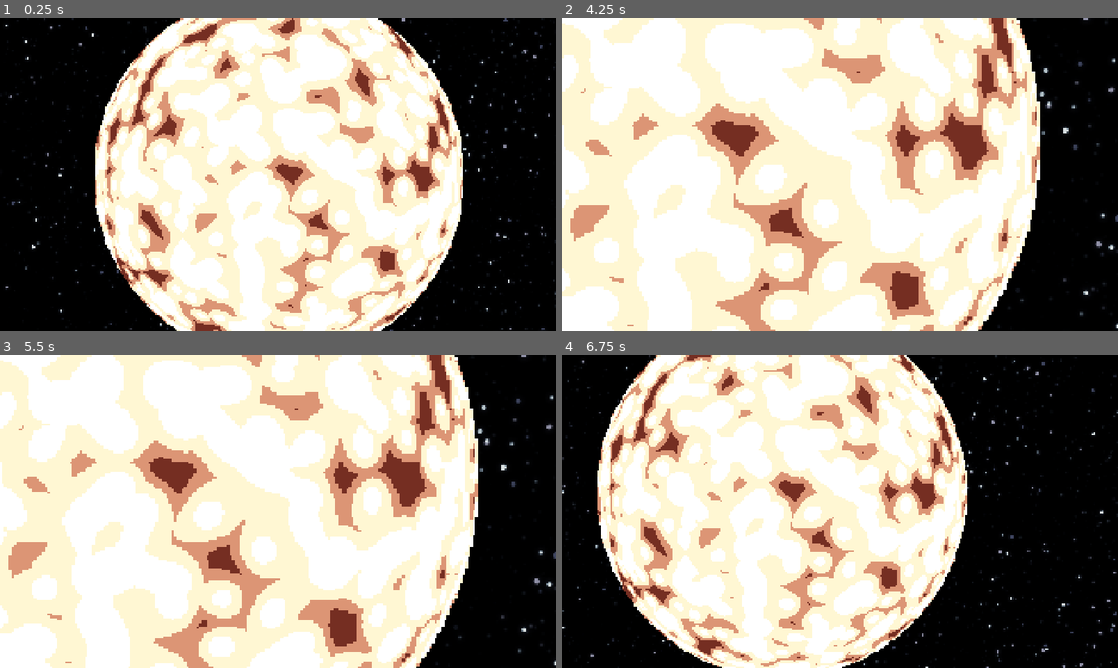
Above: before the commit, frames 1-4 (two rows, left to right).
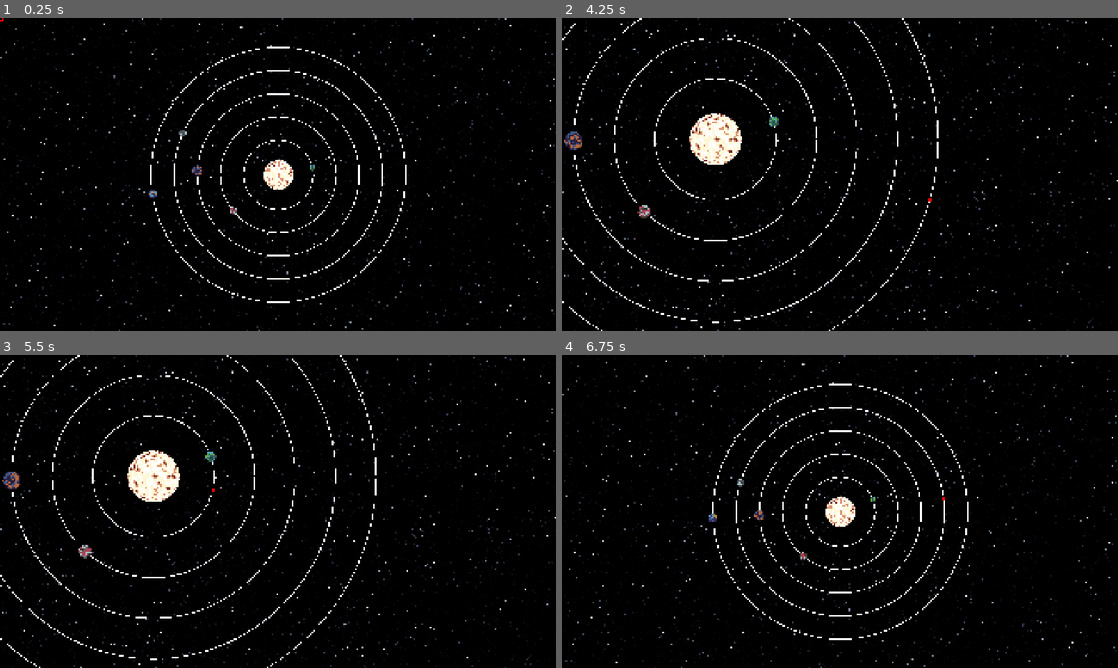
Above: after the commit, the same moments.

Repository: ChetterKRSK/SpaceSpeedrunner
Game: Godot game, scene res://gameScene.tscn
Same seed, same stepped clock (60 frames per second), same inputs: the game is played once before the commit and once after it.
Inputs (mouse positions are in pixels of both pictures, inside the frame that each line leads up to):
- Up to frame 1 (0.25 s): no input
- Up to frame 2 (4.25 s): tap Enter (ui_accept) at 0.5, 0.77, 1.25, 2, 3.77 s; move the mouse to (962, 158) at 0.52 s; hold D (Move_Right) 0.53-1.25 s; click (962, 158) at 0.67 s; drag from (728, 190) to (812, 237) at 1.27 s; move the mouse to (895, 105) at 2.02 s; hold D (Move_Right) 2.03-2.75 s; click (895, 105) at 2.17 s; drag from (812, 237) to (673, 127) at 2.77 s; move the mouse to (1006, 221) at 3.52 s; hold Left (Move_Left) from 3.53 s (still down); click (1006, 221) at 3.67 s; tap Mouse wheel up (Zoom_In_Map) at 4.15 s
- Up to frame 3 (5.5 s): release Left (Move_Left) at 4.25 s; drag from (111, 464) to (194, 433) at 4.27 s; move the mouse to (305, 511) at 5.02 s; hold Left (Move_Left) from 5.03 s (still down); click (305, 511) at 5.17 s
- Up to frame 4 (6.75 s): tap Mouse wheel down (Zoom_Out_Map) at 5.65 s; release Left (Move_Left) at 5.75 s; drag from (756, 433) to (728, 527) at 5.77 s; tap Enter (ui_accept) at 6.5 s; move the mouse to (962, 495) at 6.52 s; hold D (Move_Right) from 6.53 s (still down); click (962, 495) at 6.67 s

The runs differ from the first frame. In frame 1, 58% of the frame differs, in the area x 0-100%, y 0-100%; in frame 2, 83%; in frame 3, 83%; in frame 4, 57%.

Commit message:
Следование за планетой
При наведении на планету камера следует за ней! Ура! Победа!

Diff:
--- a/gameScene.tscn
+++ b/gameScene.tscn
@@ -86,6 +86,9 @@
 [sub_resource type="CircleShape2D" id="CircleShape2D_2aj80"]
 radius = 128.004
 
+[sub_resource type="CircleShape2D" id="CircleShape2D_w4qqe"]
+radius = 320.0
+
 [sub_resource type="Curve2D" id="Curve2D_oqr1i"]
 _data = {
 "points": PackedVector2Array(0, 0, 0, -1375, 2500, 0, 1375, 0, -1375, 0, 0, -2500, 0, -1375, 0, 1375, -2500, 0, -1375, 0, 1375, 0, 0, 2500, 0, 1375, 0, 0, 2500, 0)
@@ -95,6 +98,9 @@
 [sub_resource type="CircleShape2D" id="CircleShape2D_tp0y7"]
 radius = 160.0
 
+[sub_resource type="CircleShape2D" id="CircleShape2D_d4m0j"]
+radius = 400.0
+
 [sub_resource type="Curve2D" id="Curve2D_tp0y7"]
 _data = {
 "points": PackedVector2Array(0, 0, 0, -1925, 3500, 0, 1925, 0, -1925, 0, 0, -3500, 0, -1925, 0, 1925, -3500, 0, -1925, 0, 1925, 0, 0, 3500, 0, 1925, 59.1484, -737.683, 3500, 0)
@@ -104,6 +110,9 @@
 [sub_resource type="CircleShape2D" id="CircleShape2D_c3h2c"]
 radius = 224.0
 
+[sub_resource type="CircleShape2D" id="CircleShape2D_b0yit"]
+radius = 560.0
+
 [sub_resource type="Curve2D" id="Curve2D_c3h2c"]
 _data = {
 "points": PackedVector2Array(0, 0, 0, -2475, 4500, 0, 2475, 0, -2475, 0, 0, -4500, 0, -2475, 0, 2475, -4500, 0, -2475, 0, 2475, 0, 0, 4500, 0, 2475, 0, 0, 4500, 0)
@@ -113,6 +122,9 @@
 [sub_resource type="CircleShape2D" id="CircleShape2D_mv7c2"]
 radius = 168.0
 
+[sub_resource type="CircleShape2D" id="CircleShape2D_i1cje"]
+radius = 420.0
+
 [sub_resource type="Curve2D" id="Curve2D_mv7c2"]
 _data = {
 "points": PackedVector2Array(0, 0, 0, -3025, 5500, 0, 3025, 0, -3025, 0, 0, -5500, 0, -3025, 0, 3025, -5500, 0, -3025, 0, 3025, 0, 0, 5500, 0, 3025, 0, 0, 5500, 0)
@@ -122,12 +134,14 @@
 [sub_resource type="CircleShape2D" id="CircleShape2D_yqr88"]
 radius = 192.0
 
+[sub_resource type="CircleShape2D" id="CircleShape2D_ftf7w"]
+radius = 480.0
+
 [sub_resource type="CircleShape2D" id="CircleShape2D_oqr1i"]
 radius = 640.0
 
-[node name="GameScene" type="Node2D" node_paths=PackedStringArray("planetPaths", "planetOrbits")]
+[node name="GameScene" type="Node2D" node_paths=PackedStringArray("planetOrbits")]
 script = ExtResource("1_vdwas")
-planetPaths = [NodePath("MainObjectsSystem/PlanetOrbit1/PathFollow2D"), NodePath("MainObjectsSystem/PlanetOrbit2/PathFollow2D"), NodePath("MainObjectsSystem/PlanetOrbit3/PathFollow2D"), NodePath("MainObjectsSystem/PlanetOrbit4/PathFollow2D"), NodePath("MainObjectsSystem/PlanetOrbit5/PathFollow2D")]
 planetOrbits = [NodePath("MainObjectsSystem/PlanetOrbit1"), NodePath("MainObjectsSystem/PlanetOrbit2"), NodePath("MainObjectsSystem/PlanetOrbit3"), NodePath("MainObjectsSystem/PlanetOrbit4"), NodePath("MainObjectsSystem/PlanetOrbit5")]
 planetOrbitSpeed = Array[float]([0.0, 0.0, 0.0, 0.0, 0.0])
 
@@ -206,14 +220,24 @@
 rotation = -1.5708
 rotates = false
 
-[node name="Planet2" type="StaticBody2D" parent="MainObjectsSystem/PlanetOrbit1/PathFollow2D"]
+[node name="Planet1" type="StaticBody2D" parent="MainObjectsSystem/PlanetOrbit1/PathFollow2D"]
 rotation = 1.5708
-
-[node name="Sprite2D" type="Sprite2D" parent="MainObjectsSystem/PlanetOrbit1/PathFollow2D/Planet2"]
+collision_layer = 2
+collision_mask = 0
+input_pickable = true
+
+[node name="Sprite2D" type="Sprite2D" parent="MainObjectsSystem/PlanetOrbit1/PathFollow2D/Planet1"]
 texture = ExtResource("1_ijlju")
 
-[node name="CollisionShape2D" type="CollisionShape2D" parent="MainObjectsSystem/PlanetOrbit1/PathFollow2D/Planet2"]
+[node name="CollisionShape2D" type="CollisionShape2D" parent="MainObjectsSystem/PlanetOrbit1/PathFollow2D/Planet1"]
 shape = SubResource("CircleShape2D_2aj80")
+
+[node name="GravityArea" type="Area2D" parent="MainObjectsSystem/PlanetOrbit1/PathFollow2D/Planet1"]
+collision_layer = 8
+collision_mask = 0
+
+[node name="CollisionShape2D" type="CollisionShape2D" parent="MainObjectsSystem/PlanetOrbit1/PathFollow2D/Planet1/GravityArea"]
+shape = SubResource("CircleShape2D_w4qqe")
 
 [node name="PlanetOrbit2" type="Path2D" parent="MainObjectsSystem" node_paths=PackedStringArray("line")]
 curve = SubResource("Curve2D_oqr1i")
@@ -235,6 +259,9 @@
 
 [node name="Planet2" type="StaticBody2D" parent="MainObjectsSystem/PlanetOrbit2/PathFollow2D"]
 rotation = 1.5708
+collision_layer = 2
+collision_mask = 0
+input_pickable = true
 
 [node name="Sprite2D" type="Sprite2D" parent="MainObjectsSystem/PlanetOrbit2/PathFollow2D/Planet2"]
 scale = Vector2(1.25, 1.25)
@@ -242,6 +269,13 @@
 
 [node name="CollisionShape2D" type="CollisionShape2D" parent="MainObjectsSystem/PlanetOrbit2/PathFollow2D/Planet2"]
 shape = SubResource("CircleShape2D_tp0y7")
+
+[node name="GravityArea" type="Area2D" parent="MainObjectsSystem/PlanetOrbit2/PathFollow2D/Planet2"]
+collision_layer = 8
+collision_mask = 0
+
+[node name="CollisionShape2D" type="CollisionShape2D" parent="MainObjectsSystem/PlanetOrbit2/PathFollow2D/Planet2/GravityArea"]
+shape = SubResource("CircleShape2D_d4m0j")
 
 [node name="PlanetOrbit3" type="Path2D" parent="MainObjectsSystem" node_paths=PackedStringArray("line")]
 curve = SubResource("Curve2D_tp0y7")
@@ -264,6 +298,9 @@
 [node name="Planet3" type="StaticBody2D" parent="MainObjectsSystem/PlanetOrbit3/PathFollow2D"]
 position = Vector2(-1.74841e-07, 4)
 rotation = 1.5708
+collision_layer = 2
+collision_mask = 0
+input_pickable = true
 
 [node name="Sprite2D" type="Sprite2D" parent="MainObjectsSystem/PlanetOrbit3/PathFollow2D/Planet3"]
 scale = Vector2(1.75, 1.75)
@@ -271,6 +308,13 @@
 
 [node name="CollisionShape2D" type="CollisionShape2D" parent="MainObjectsSystem/PlanetOrbit3/PathFollow2D/Planet3"]
 shape = SubResource("CircleShape2D_c3h2c")
+
+[node name="GravityArea" type="Area2D" parent="MainObjectsSystem/PlanetOrbit3/PathFollow2D/Planet3"]
+collision_layer = 8
+collision_mask = 0
+
+[node name="CollisionShape2D" type="CollisionShape2D" parent="MainObjectsSystem/PlanetOrbit3/PathFollow2D/Planet3/GravityArea"]
+shape = SubResource("CircleShape2D_b0yit")
 
 [node name="PlanetOrbit4" type="Path2D" parent="MainObjectsSystem" node_paths=PackedStringArray("line")]
 curve = SubResource("Curve2D_c3h2c")
@@ -292,6 +336,9 @@
 
 [node name="Planet4" type="StaticBody2D" parent="MainObjectsSystem/PlanetOrbit4/PathFollow2D"]
 rotation = 1.5708
+collision_layer = 2
+collision_mask = 0
+input_pickable = true
 
 [node name="Sprite2D" type="Sprite2D" parent="MainObjectsSystem/PlanetOrbit4/PathFollow2D/Planet4"]
 scale = Vector2(1.3, 1.3)
@@ -299,6 +346,13 @@
 
 [node name="CollisionShape2D" type="CollisionShape2D" parent="MainObjectsSystem/PlanetOrbit4/PathFollow2D/Planet4"]
 shape = SubResource("CircleShape2D_mv7c2")
+
+[node name="GravityArea" type="Area2D" parent="MainObjectsSystem/PlanetOrbit4/PathFollow2D/Planet4"]
+collision_layer = 8
+collision_mask = 0
+
+[node name="CollisionShape2D" type="CollisionShape2D" parent="MainObjectsSystem/PlanetOrbit4/PathFollow2D/Planet4/GravityArea"]
+shape = SubResource("CircleShape2D_i1cje")
 
 [node name="PlanetOrbit5" type="Path2D" parent="MainObjectsSystem" node_paths=PackedStringArray("line")]
 curve = SubResource("Curve2D_mv7c2")
@@ -320,6 +374,9 @@
 
 [node name="Planet5" type="StaticBody2D" parent="MainObjectsSystem/PlanetOrbit5/PathFollow2D"]
 rotation = 1.5708
+collision_layer = 2
+collision_mask = 0
+input_pickable = true
 
 [node name="Sprite2D" type="Sprite2D" parent="MainObjectsSystem/PlanetOrbit5/PathFollow2D/Planet5"]
 scale = Vector2(1.5, 1.5)
@@ -327,6 +384,13 @@
 
 [node name="CollisionShape2D" type="CollisionShape2D" parent="MainObjectsSystem/PlanetOrbit5/PathFollow2D/Planet5"]
 shape = SubResource("CircleShape2D_yqr88")
+
+[node name="GravityArea" type="Area2D" parent="MainObjectsSystem/PlanetOrbit5/PathFollow2D/Planet5"]
+collision_layer = 8
+collision_mask = 0
+
+[node name="CollisionShape2D" type="CollisionShape2D" parent="MainObjectsSystem/PlanetOrbit5/PathFollow2D/Planet5/GravityArea"]
+shape = SubResource("CircleShape2D_ftf7w")
 
 [node name="Star" type="StaticBody2D" parent="MainObjectsSystem"]
 
@@ -349,3 +413,14 @@
 limit_top = -6750
 limit_right = 12000
 limit_bottom = 6750
+
+[connection signal="input_event" from="MainObjectsSystem/PlanetOrbit1/PathFollow2D/Planet1" to="." method="_on_planet_input_event" binds= [0]]
+[connection signal="mouse_exited" from="MainObjectsSystem/PlanetOrbit1/PathFollow2D/Planet1" to="." method="_on_planet_mouse_exited"]
+[connection signal="input_event" from="MainObjectsSystem/PlanetOrbit2/PathFollow2D/Planet2" to="." method="_on_planet_input_event" binds= [1]]
+[connection signal="mouse_exited" from="MainObjectsSystem/PlanetOrbit2/PathFollow2D/Planet2" to="." method="_on_planet_mouse_exited"]
+[connection signal="input_event" from="MainObjectsSystem/PlanetOrbit3/PathFollow2D/Planet3" to="." method="_on_planet_input_event" binds= [2]]
+[connection signal="mouse_exited" from="MainObjectsSystem/PlanetOrbit3/PathFollow2D/Planet3" to="." method="_on_planet_mouse_exited"]
+[connection signal="input_event" from="MainObjectsSystem/PlanetOrbit4/PathFollow2D/Planet4" to="." method="_on_planet_input_event" binds= [3]]
+[connection signal="mouse_exited" from="MainObjectsSystem/PlanetOrbit4/PathFollow2D/Planet4" to="." method="_on_planet_mouse_exited"]
+[connection signal="input_event" from="MainObjectsSystem/PlanetOrbit5/PathFollow2D/Planet5" to="." method="_on_planet_input_event" binds= [4]]
+[connection signal="mouse_exited" from="MainObjectsSystem/PlanetOrbit5/PathFollow2D/Planet5" to="." method="_on_planet_mouse_exited"]
--- a/game_scene.gd
+++ b/game_scene.gd
@@ -11,34 +11,37 @@
 @onready var mouseCursor: Sprite2D = $MouseCursor
 @onready var mainCamera: Camera2D = $MainCamera
 
-@export var planetPaths: Array[PathFollow2D]
 @export var planetOrbits: Array[Path2D]
 @export var planetOrbitSpeed: Array[float]
 
-var cameraZoomLimit: Array[float] = [0.08, 2]
+var cameraZoomLimit: Array[float] = [1, 0.08, 2] # standart, min, max
 var cameraZoomStep: float = 1.15
-var planetOrbitLineWidthStandart = 3
-var mouseCursorSizeStandart = 0.1
-var lastSelectedOrbit = 0
-var isMouseOnOrbit = false
+var planetOrbitLineWidth: Array[float] = [3, 0, 0] # standart, min, max
+var mouseCursorSize: Array[float] = [0.1, 0, 0] # standart, min, max
+var selectedOrbit: float = 0
+var isMouseOnOrbit: bool = false
+var selectedPlanet
 
+var planetPaths: Array[PathFollow2D]
 var planetOrbitDistances: Array[float]
 var lastMousePosition: Vector2
 
 
 func _ready() -> void:
-	mainCamera.zoom = Vector2(1, 1)
 	setStandartValues()
 
 func _process(delta: float) -> void:
 	planetOrbitMoving(delta)
 	cameraMovingZooming()
-	print(isMouseOnOrbit)
+	adjustingUI()
 
 func _input(event) -> void:
 	movingOrbitCursorOnMap(event)
 
 func setStandartValues():
+	for orbit in planetOrbits:
+		planetPaths.append(orbit.find_child("PathFollow2D", false))
+
 	for path: PathFollow2D in planetPaths:
 		path.progress_ratio = randf_range(0, 1)
 		planetOrbitDistances.append(path.get_parent().curve.get_point_position(0).distance_to(Vector2()))
@@ -54,57 +57,45 @@
 		var mouseDistance = get_global_mouse_position().distance_to(Vector2())
 		for distance: float in planetOrbitDistances:
 			if mouseDistance - planetOrbitDistances[0] < -10 / mainCamera.zoom.x:
-				lastSelectedOrbit = 0
+				selectedOrbit = 0
 				isMouseOnOrbit = false
 				break
 			elif mouseDistance - planetOrbitDistances[-1] > 10 / mainCamera.zoom.x:
-				lastSelectedOrbit = planetOrbitDistances.size() - 1
+				selectedOrbit = planetOrbitDistances.size() - 1
 				isMouseOnOrbit = false
 				break
 			else:
 				if mouseDistance - distance > -10 / mainCamera.zoom.x and mouseDistance - distance < 10 / mainCamera.zoom.x:
-					lastSelectedOrbit = planetOrbitDistances.find(distance)
+					selectedOrbit = planetOrbitDistances.find(distance)
 					isMouseOnOrbit = true
 					break
 				else:
 					isMouseOnOrbit = false
-		mouseCursor.position = Vector2(planetOrbitDistances[lastSelectedOrbit] * cos(angleMousePosition), planetOrbitDistances[lastSelectedOrbit] * sin(angleMousePosition))
+		mouseCursor.position = Vector2(planetOrbitDistances[selectedOrbit] * cos(angleMousePosition), planetOrbitDistances[selectedOrbit] * sin(angleMousePosition))
 
 func cameraMovingZooming():
 	if Input.is_action_just_pressed("Zoom_In_Map") or Input.is_action_pressed("Zoom_In_Map"):
-		if mainCamera.zoom.x < cameraZoomLimit[1] / cameraZoomStep:
+		if mainCamera.zoom.x < cameraZoomLimit[2] / cameraZoomStep:
 			var lastPos = get_global_mouse_position()
 			mainCamera.zoom *= cameraZoomStep
 			mainCamera.position += (lastPos - get_global_mouse_position())
-			#tween.parallel().tween_property(mainCamera, "position", mainCamera.position + (get_global_mouse_position() - a), 0.5)
-			#tween.parallel().tween_property(mainCamera, "zoom", mainCamera.zoom * cameraZoomStep, 0.5)
 		else:
 			var lastPos = get_global_mouse_position()
-			mainCamera.zoom = Vector2(cameraZoomLimit[1], cameraZoomLimit[1])
+			mainCamera.zoom = Vector2(cameraZoomLimit[2], cameraZoomLimit[2])
 			mainCamera.position += (lastPos - get_global_mouse_position())
-			#tween.parallel().tween_property(mainCamera, "position", mainCamera.position + (lastA - get_global_mouse_position()), 0.5)
-			#tween.parallel().tween_property(mainCamera, "zoom", Vector2(cameraZoomLimit[1], cameraZoomLimit[1]), 0.5)
 
 	if Input.is_action_just_pressed("Zoom_Out_Map") or Input.is_action_pressed("Zoom_Out_Map"):
-		if mainCamera.zoom.x > cameraZoomLimit[0] * cameraZoomStep:
+		if mainCamera.zoom.x > cameraZoomLimit[1] * cameraZoomStep:
 			var lastPos = get_global_mouse_position()
 			mainCamera.zoom /= cameraZoomStep
 			mainCamera.position += (lastPos - get_global_mouse_position())
-			#tween.parallel().tween_property(mainCamera, "position", mainCamera.position + (get_global_mouse_position() - a), 0.5)
-			#tween.parallel().tween_property(mainCamera, "zoom", mainCamera.zoom / cameraZoomStep, 0.5)
 		else:
-			mainCamera.zoom = Vector2(cameraZoomLimit[0], cameraZoomLimit[0])
+			mainCamera.zoom = Vector2(cameraZoomLimit[1], cameraZoomLimit[1])
 			mainCamera.position = Vector2(0, 0)
-			#tween.parallel().tween_property(mainCamera, "position", Vector2(0, 0), 0.5)
-			#tween.parallel().tween_property(mainCamera, "zoom", Vector2(cameraZoomLimit[0], cameraZoomLimit[0]), 0.5)
 
-	var newMouseCursorScale = mouseCursorSizeStandart / mainCamera.zoom.x
-	mouseCursor.scale = Vector2(newMouseCursorScale, newMouseCursorScale)
-	var newPlanetOrbitLineWidth = planetOrbitLineWidthStandart / mainCamera.zoom.x
-	for orbit in planetOrbits:
-		orbit.line_width = newPlanetOrbitLineWidth
-		orbit.updateButtonEvent()
-
+	if selectedPlanet != null:
+		mainCamera.position = planetPaths[selectedPlanet].position
+		return
 	if Input.is_action_just_pressed("Drag_Map"):
 		lastMousePosition = get_global_mouse_position()
 	if Input.is_action_pressed("Drag_Map"):
@@ -118,15 +109,21 @@
 		if mainCamera.position.y > mainCamera.limit_bottom - (mainCamera.get_viewport_rect().size.y / 2) / mainCamera.zoom.y:
 			mainCamera.position.y = mainCamera.limit_bottom - (mainCamera.get_viewport_rect().size.y / 2) / mainCamera.zoom.y
 
+func adjustingUI():
+	var newMouseCursorScale = mouseCursorSize[0] / mainCamera.zoom.x
+	mouseCursor.scale = Vector2(newMouseCursorScale, newMouseCursorScale)
+	var newPlanetOrbitLineWidth = planetOrbitLineWidth[0] / mainCamera.zoom.x
+	for orbit in planetOrbits:
+		orbit.line_width = newPlanetOrbitLineWidth
+		orbit.updateButtonEvent()
+
 func planetOrbitMoving(delta: float):
 	for i in range(planetPaths.size()):
 		planetPaths[i].progress_ratio += planetOrbitSpeed[i] * delta
 
 
-func _on_planet_mouse_entered() -> void:
-	pass
+func _on_planet_input_event(viewport: Node, event: InputEvent, shape_idx: int, extra_arg_0: int) -> void:
+	selectedPlanet = extra_arg_0
 
-
-func _on_planet_input_event(viewport: Node, event: InputEvent, shape_idx: int) -> void:
-	if event is InputEventMouseButton:
-		pass
+func _on_planet_mouse_exited() -> void:
+	selectedPlanet = null
Not shown: 1 places in gameScene.tscn that only renumber resources
